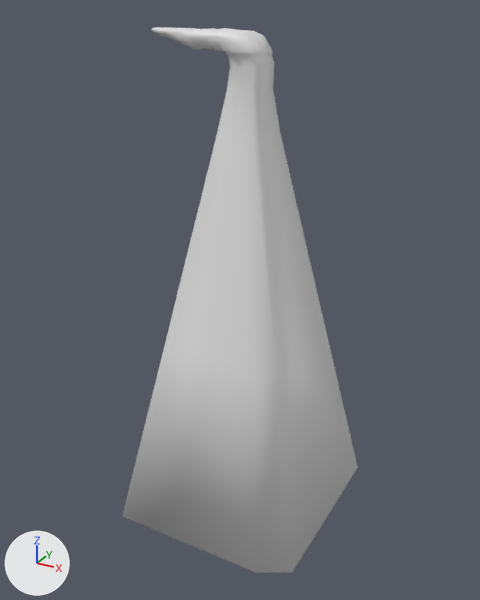
The Blender file Assets/Mesh/LevelSelect/HandSetPiece1LevelSelect.blend, before and after one commit.
Before and after are seen from a 50 mm camera at (12.4, -22.0, 0.7) aimed at (0.3, 0.1, -10.3). Every picture has the same lights, and +X, +Y and +Z are marked at lower left. The picture after the commit comes second.
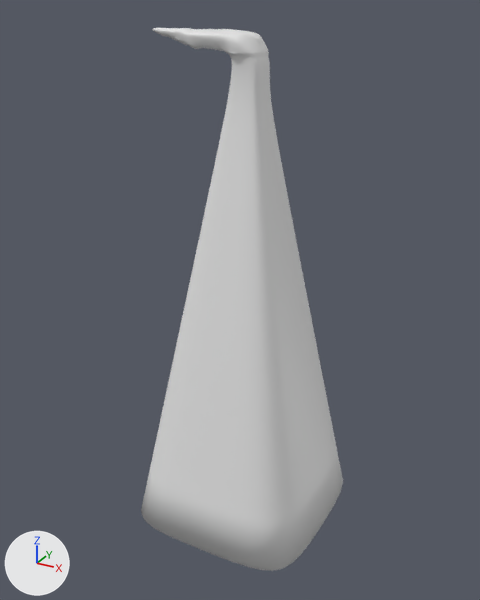
Boxes [x1, y1, x2, y2] around the edits, measured in the pictures (480 x 600 px):
'Cube', modifiers changed (14% narrower): before [122, 27, 358, 573]; after [141, 28, 343, 571]

What changed in the scene script:
```text
Change ob_cube:
    add _m = ob_cube.modifiers.new('Subdivision', 'SUBSURF')
```
